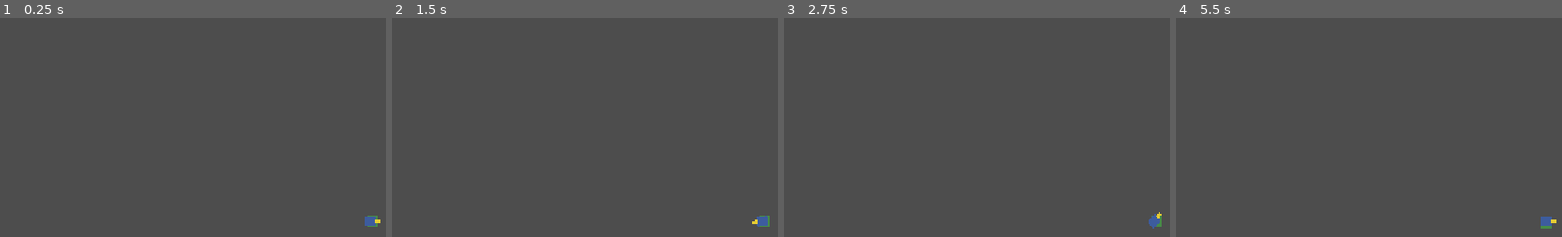
Above: before the commit, frames 1-4 (left to right).
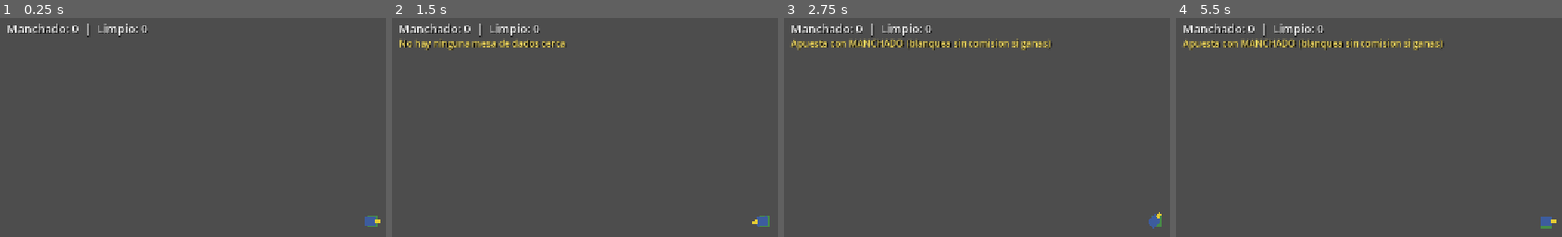
Above: after the commit, the same moments.

Repository: thejowe/ninjex
Game: Godot game, scene res://scenes/player/player.tscn
Two runs of this game, one before a commit and one after it. Both use one fixed random seed, a clock stepped at 60 frames per second and the inputs below. This scene is started directly instead of the project's main scene.
Inputs (mouse positions are in pixels of both pictures, inside the frame that each line leads up to):
- Up to frame 1 (0.25 s): no input
- Up to frame 2 (1.5 s): tap Enter at 0.5 s; move the mouse to (outside the picture) at 0.52 s; hold D (move_right) 0.53-1.28 s; tap T (apostar_alto, bound only after the commit) at 0.6 s; tap B (apostar_bajo, bound only after the commit) at 0.8, 1.35 s; tap Space (impulse) at 1.25 s; move the mouse to (outside the picture) at 1.27 s; hold S (move_down) from 1.28 s (still down)
- Up to frame 3 (2.75 s): tap C (cambiar_dinero, bound only after the commit) at 1.55, 2.1 s; tap Enter at 2 s; move the mouse to (outside the picture) at 2.02 s; release S (move_down) at 2.03 s; hold D (move_right) from 2.03 s (still down); tap M (toggle_moneda_apuesta, bound only after the commit) at 2.3 s
- Up to frame 4 (5.5 s): tap Space (impulse) at 2.75, 4.25 s; move the mouse to (outside the picture) at 2.77 s; release D (move_right) at 2.78 s; hold W (move_up) 2.78-3.53 s; tap M (toggle_moneda_apuesta, bound only after the commit) at 2.85, 5.3 s; tap T (apostar_alto, bound only after the commit) at 3.05 s; tap Enter at 3.5 s; move the mouse to (outside the picture) at 3.52 s; hold A (move_left) 3.53-5.03 s; click (outside the picture) at 3.6 s; tap B (apostar_bajo, bound only after the commit) at 3.8 s; move the mouse to (1322, 158) at 4.27 s; right-click (1322, 158) at 4.35 s; tap C (cambiar_dinero, bound only after the commit) at 4.55 s; move the mouse to (outside the picture) at 5.02 s; hold S (move_down) from 5.03 s (still down); tap G (cargar_cadaver) at 5.1 s

The runs differ from the first frame. In frame 1, 0.8% of the frame differs, in the area x 1-39%, y 2-9%; in frame 2, 1.8%; in frame 3, 2.5%, in the area x 1-70%, y 2-15%; in frame 4, 2.5%.

Commit message:
H3: casino minimo (cambista + mesa de dados) y HUD de dinero minimo
- Cambista: manchado -> limpio con comision 15% (brief 2.3).
- MesaDados: tres caras (1/3 bajo, 1/3 neutro pierde siempre, 1/3 alto),
  acierto x2, valor esperado negativo a proposito -- la casa gana a la
  larga, para que recuperar la comision del cambista jugando "pique" de
  verdad (criterio de "hecho" de H3).
- Apuesta con limpio (seguro) o manchado directo (tecla M para alternar):
  decision de diseno pedida por el usuario para poder blanquear dinero
  jugando en vez de solo via comision fija del cambista.
- HUD minimo (Label en pantalla): dinero manchado/limpio compartido, y
  mensajes de exito/fallo para vender, cambiar y apostar -- antes todo era
  print() en consola, invisible jugando el .exe sin terminal y
  indistinguible de un boton roto cuando la accion se ignoraba por falta
  de fondos u objetivo fuera de rango.

Co-Authored-By: Claude Sonnet 5 <noreply@anthropic.com>
Claude-Session: https://claude.ai/code/session_01AJreZ1zmSU6ncpj3ssCMTb

Diff:
--- a/project.godot
+++ b/project.godot
@@ -92,6 +92,26 @@
 "events": [Object(InputEventKey,"resource_local_to_scene":false,"resource_name":"","device":-1,"window_id":0,"alt_press …(192 unchanged characters)…
 ]
 }
+cambiar_dinero={
+"deadzone": 0.2,
+"events": [Object(InputEventKey,"resource_local_to_scene":false,"resource_name":"","device":-1,"window_id":0,"alt_pressed":false,"shift_pressed":false,"ctrl_pressed":false,"meta_pressed":false,"pressed":false,"keycode":0,"physical_keycode":67,"key_label":0,"unicode":99,"location":0,"echo":false,"script":null)
+]
+}
+apostar_alto={
+"deadzone": 0.2,
+"events": [Object(InputEventKey,"resource_local_to_scene":false,"resource_name":"","device":-1,"window_id":0,"alt_pressed":false,"shift_pressed":false,"ctrl_pressed":false,"meta_pressed":false,"pressed":false,"keycode":0,"physical_keycode":84,"key_label":0,"unicode":116,"location":0,"echo":false,"script":null)
+]
+}
+apostar_bajo={
+"deadzone": 0.2,
+"events": [Object(InputEventKey,"resource_local_to_scene":false,"resource_name":"","device":-1,"window_id":0,"alt_pressed":false,"shift_pressed":false,"ctrl_pressed":false,"meta_pressed":false,"pressed":false,"keycode":0,"physical_keycode":66,"key_label":0,"unicode":98,"location":0,"echo":false,"script":null)
+]
+}
+toggle_moneda_apuesta={
+"deadzone": 0.2,
+"events": [Object(InputEventKey,"resource_local_to_scene":false,"resource_name":"","device":-1,"window_id":0,"alt_pressed":false,"shift_pressed":false,"ctrl_pressed":false,"meta_pressed":false,"pressed":false,"keycode":0,"physical_keycode":77,"key_label":0,"unicode":109,"location":0,"echo":false,"script":null)
+]
+}
 debug_style_fuego={
 "deadzone": 0.2,
 "events": [Object(InputEventKey,"resource_local_to_scene":false,"resource_name":"","device":-1,"window_id":0,"alt_press …(191 unchanged characters)…
--- /dev/null
+++ b/scenes/economy/cambista.tscn
@@ -0,0 +1,14 @@
+[gd_scene load_steps=2 format=3]
+
+[ext_resource type="Script" path="res://scripts/economy/cambista.gd" id="1"]
+
+[node name="Cambista" type="Node2D"]
+script = ExtResource("1")
+
+[node name="Visual" type="ColorRect" parent="."]
+offset_left = -20.0
+offset_top = -20.0
+offset_right = 20.0
+offset_bottom = 20.0
+mouse_filter = 2
+color = Color(0.85, 0.7, 0.15, 1)
--- /dev/null
+++ b/scenes/economy/mesa_dados.tscn
@@ -0,0 +1,14 @@
+[gd_scene load_steps=2 format=3]
+
+[ext_resource type="Script" path="res://scripts/economy/mesa_dados.gd" id="1"]
+
+[node name="MesaDados" type="Node2D"]
+script = ExtResource("1")
+
+[node name="Visual" type="ColorRect" parent="."]
+offset_left = -20.0
+offset_top = -20.0
+offset_right = 20.0
+offset_bottom = 20.0
+mouse_filter = 2
+color = Color(0.6, 0.15, 0.55, 1)
--- a/scenes/player/player.tscn
+++ b/scenes/player/player.tscn
@@ -80,6 +80,32 @@
 [node name="Camera2D" type="Camera2D" parent="."]
 enabled = false
 
+[node name="HUD" type="CanvasLayer" parent="."]
+
+[node name="MoneyLabel" type="Label" parent="HUD"]
+offset_left = 12.0
+offset_top = 12.0
+offset_right = 420.0
+offset_bottom = 40.0
+theme_override_colors/font_color = Color(1, 1, 1, 1)
+theme_override_colors/font_shadow_color = Color(0, 0, 0, 1)
+theme_override_constants/shadow_offset_x = 1
+theme_override_constants/shadow_offset_y = 1
+theme_override_font_sizes/font_size = 20
+text = "Manchado: 0  |  Limpio: 0"
+
+[node name="StatusLabel" type="Label" parent="HUD"]
+offset_left = 12.0
+offset_top = 40.0
+offset_right = 500.0
+offset_bottom = 68.0
+theme_override_colors/font_color = Color(1, 0.9, 0.4, 1)
+theme_override_colors/font_shadow_color = Color(0, 0, 0, 1)
+theme_override_constants/shadow_offset_x = 1
+theme_override_constants/shadow_offset_y = 1
+theme_override_font_sizes/font_size = 16
+text = ""
+
 [node name="MultiplayerSynchronizer" type="MultiplayerSynchronizer" parent="."]
 root_path = NodePath("..")
 replication_config = SubResource("SceneReplicationConfig_player")
--- a/scenes/world/test_room/test_room.tscn
+++ b/scenes/world/test_room/test_room.tscn
@@ -1,7 +1,9 @@
-[gd_scene load_steps=6 format=3 uid="uid://bqx7h2r5w1n0k"]
+[gd_scene load_steps=8 format=3 uid="uid://bqx7h2r5w1n0k"]
 
 [ext_resource type="PackedScene" path="res://scenes/enemies/enemy_simple.tscn" id="1_enemy"]
 [ext_resource type="PackedScene" path="res://scenes/economy/comprador.tscn" id="2_comprador"]
+[ext_resource type="PackedScene" path="res://scenes/economy/cambista.tscn" id="3_cambista"]
+[ext_resource type="PackedScene" path="res://scenes/economy/mesa_dados.tscn" id="4_mesa_dados"]
 
 [sub_resource type="RectangleShape2D" id="RectangleShape2D_wall_horizontal"]
 size = Vector2(1024, 32)
@@ -108,3 +110,11 @@
 [node name="Carnicero" parent="Compradores" instance=ExtResource("2_comprador")]
 position = Vector2(900, 120)
 tipo = 1
+
+[node name="Casino" type="Node2D" parent="."]
+
+[node name="Cambista" parent="Casino" instance=ExtResource("3_cambista")]
+position = Vector2(120, 650)
+
+[node name="MesaDados" parent="Casino" instance=ExtResource("4_mesa_dados")]
+position = Vector2(900, 650)
--- /dev/null
+++ b/scripts/economy/cambista.gd
@@ -0,0 +1,29 @@
+class_name Cambista
+extends Node2D
+## Punto de cambio simple (H3 tarea 1, plan-desarrollo.md linea 125): dinero
+## manchado -> dinero limpio con comision. Mismo patron que Comprador
+## (colocado a mano en test_room.tscn, deteccion por distancia simple, el
+## HOST decide "en rango" al validar el RPC en player.gd) -- ver
+## comprador.gd para el precedente, no hay Area2D ni estado de red propio
+## porque el cambista es estatico.
+
+const GRUPO_CAMBISTAS := "cambistas"
+
+@export var radio_cambio: float = 70.0
+## Comision del brief (plan-desarrollo.md linea 118 y brief 2.3): el 15% del
+## dinero manchado se pierde al cambiarlo, se queda en el bolsillo del
+## cambista. Exportado para poder ajustar sin tocar codigo, igual que los
+## factores de ponderacion de Comprador.
+@export var comision: float = 0.15
+
+@onready var _visual: ColorRect = $Visual
+
+func _ready() -> void:
+	add_to_group(GRUPO_CAMBISTAS)
+
+## Cuanto dinero limpio recibe el jugador por `cantidad` de dinero manchado.
+## Lo llama el host desde player.gd submit_cambiar_dinero() -- nunca el
+## cliente, mismo motivo que Comprador.calcular_precio(): que nadie pueda
+## mentir sobre cuanto recibe.
+func calcular_cambio(cantidad: float) -> float:
+	return cantidad * (1.0 - comision)
--- /dev/null
+++ b/scripts/economy/mesa_dados.gd
@@ -0,0 +1,53 @@
+class_name MesaDados
+extends Node2D
+## Mesa de dados de tres caras (H3 tarea 2, plan-desarrollo.md linea 125 y
+## brief 2.3). Mismo patron de punto de interaccion estatico que Comprador/
+## Cambista: el HOST decide "en rango" por distancia simple al validar el
+## RPC en player.gd, y aqui solo vive la logica de resultado -- sin Area2D
+## ni estado de red propio porque la mesa nunca cambia de estado.
+##
+## Regla de las tres caras (decision de diseno: el brief no da mas detalle
+## que "define tu la probabilidad/payout de forma simple y jugable"):
+##   cara 1 (1/3) = BAJO gana
+##   cara 2 (1/3) = NEUTRO -- pierdes la apuesta elijas lo que elijas
+##   cara 3 (1/3) = ALTO gana
+## Si tu eleccion coincide con la cara ganadora, te devuelven el DOBLE de la
+## apuesta (+100% neto). Si no coincide, o sale la cara neutra, pierdes la
+## apuesta entera. Valor esperado = 1/3*(+apuesta) + 1/3*(-apuesta) +
+## 1/3*(-apuesta) = -apuesta/3: la casa gana a la larga por diseno -- es lo
+## que hace que recuperar la comision del 15% del Cambista jugando "pique"
+## de verdad (brief H3 "hecho cuando").
+##
+## Moneda de la apuesta (decision de diseno del usuario, fuera del texto
+## literal del brief): player.gd deja elegir con la tecla M entre apostar
+## "limpio" (seguro, ya paso por el Cambista) o "manchado" directo (salta
+## el Cambista -- si ganas, blanqueas el doble sin pagar el 15%; si
+## pierdes, lo pierdes igual). resolver_tirada() no sabe de monedas, solo
+## calcula la cara y si acertaste -- quien paga o cobra y de que pool es
+## decision de player.gd (submit_apostar_dados).
+
+const GRUPO_MESAS_DADOS := "mesas_dados"
+const CARA_BAJO := 1
+const CARA_NEUTRO := 2
+const CARA_ALTO := 3
+
+@export var radio_apuesta: float = 70.0
+## Apuesta fija por tirada en vez de cantidad variable: un vertical slice
+## sin HUD no tiene forma de que el jugador escriba una cantidad, asi que
+## una unica tecla apuesta siempre lo mismo -- mismo criterio que "vender
+## todos los cadaveres cargados de golpe" en player.gd confirm_vender().
+@export var apuesta_fija: float = 20.0
+
+@onready var _visual: ColorRect = $Visual
+
+func _ready() -> void:
+	add_to_group(GRUPO_MESAS_DADOS)
+
+## Tira los dados y resuelve el resultado para una eleccion "alto"/"bajo".
+## Lo llama el host desde player.gd submit_apostar_dados() -- el RNG solo
+## corre en el host para que el resultado sea autoritativo y no se pueda
+## falsear ni predecir desde el cliente.
+func resolver_tirada(eleccion: String) -> Dictionary:
+	var cara := randi_range(CARA_BAJO, CARA_ALTO)
+	var gano := (cara == CARA_BAJO and eleccion == "bajo") or (cara == CARA_ALTO and eleccion == "alto")
+	return {"cara": cara, "gano": gano}
--- a/scripts/network/network_manager.gd
+++ b/scripts/network/network_manager.gd
@@ -28,6 +28,13 @@
 ## asi que el valor llega igual a todos los peers sin necesitar su propio
 ## RPC de replicacion.
 var dinero_manchado: float = 0.0
+
+## Dinero "limpio" (H3): mismo patron de pool compartido que dinero_manchado
+## de arriba -- se llena cambiando manchado en el Cambista (comision 15%,
+## ver cambista.gd) y se apuesta en la Mesa de Dados (ver mesa_dados.gd).
+## Solo lo muta el host, siempre desde dentro de un RPC call_local
+## (player.gd confirm_cambiar_dinero / confirm_apostar_dados).
+var dinero_limpio: float = 0.0
 
 ## Contador de ids de cadaver, solo lo incrementa el host (siempre desde
 ## EnemigoSimple.recibir_daño(), que ya esta filtrado por
--- a/scripts/player/player.gd
+++ b/scripts/player/player.gd
@@ -35,6 +35,18 @@
 @onready var _vulnerability_indicator: ColorRect = $Visuals/FX/VulnerabilityIndicator
 @onready var _potenciador_indicator: ColorRect = $Visuals/FX/PotenciadorIndicator
 @onready var _camera: Camera2D = $Camera2D
+## Sin HUD real todavia (vertical slice): confirm_vender/confirm_cambiar_dinero/
+## confirm_apostar_dados solo hacian print() en consola, invisible si se
+## juega el .exe sin terminal abierta. Este Label minimo es el unico
+## feedback en pantalla del dinero compartido -- no es la UI final del
+## hub/taberna (eso es H5), solo lo justo para poder probar H2/H3 sin
+## depender de la consola.
+@onready var _money_label: Label = $HUD/MoneyLabel
+## Ultimo resultado/aviso del casino (exito o fallo silencioso -- "no hay
+## cambista cerca", "no tienes dinero manchado", etc.). Antes esto solo
+## salia por print(), indistinguible en pantalla de que la tecla no hiciera
+## nada. Ver confirm_casino_mensaje().
+@onready var _status_label: Label = $HUD/StatusLabel
 
 # Colores base de TorsoRect/LegsRect (los mismos que trae player.tscn), guardados
 # aqui para poder interpolar hacia el rojo de las Puertas y volver sin
@@ -83,6 +95,21 @@
 const CADAVER_CARRY_SPACING := 18.0
 const CADAVER_DROP_OFFSET := 30.0
 const VENTA_RANGE := 80.0
+## Rango de interaccion con los puntos del casino (H3). Mismo valor que
+## VENTA_RANGE de arriba a proposito -- es el mismo tipo de "punto estatico,
+## te acercas y pulsas una tecla" que Comprador, solo que con otro nombre
+## para que quede claro que es un concepto distinto (casino, no venta).
+const CASINO_RANGE := 80.0
+## Con que moneda se apuesta en la mesa de dados ahora mismo: "limpio" o
+## "manchado". El brief define la manchada como "solo cambiable en el
+## casino" (2.3), pero el usuario quiere ademas la via tematica de blanquear
+## dinero JUGANDO en vez de solo pagando la comision del 15% del cambista:
+## apostar manchado directo salta el cambista -- si ganas, blanqueas el
+## doble sin comision; si pierdes, lo pierdes igual que si lo hubieras
+## cambiado y apostado el limpio resultante. Se alterna con la tecla M
+## (toggle_moneda_apuesta), por defecto limpio (el camino "seguro" que
+## sigue el brief al pie de la letra).
+var _apuesta_moneda: String = "limpio"
 ## Peso del botin (brief H2 tarea 4): cada cadaver cargado resta velocidad.
 ## MIN_CARGA_SPEED_RATIO evita que cargar el maximo te deje casi inmovil --
 ## seria un castigo, no una decision interesante.
@@ -147,6 +174,11 @@
 	if is_multiplayer_authority():
 		_camera.enabled = true
 		_camera.make_current()
+	else:
+		# El HUD de dinero es solo del propio jugador -- ocultarlo en los
+		# personajes de otros peers para no acumular Labels invisibles
+		# encima unos de otros en pantalla.
+		_money_label.get_parent().visible = false
 
 ## Reinicia todo el estado dependiente de estilo. Se llama al arrancar y
 ## cada vez que el debug de playtest cambia de estilo en caliente.
@@ -189,6 +221,7 @@
 		_process_potenciador_dash(delta)
 		_handle_movement()
 		_handle_aim()
+		_update_money_label()
 		if style_data.melee_only:
 			_handle_puertas(delta)
 		_handle_zone_input(delta)
@@ -209,7 +242,26 @@
 			_request_toggle_carry()
 		if Input.is_action_just_pressed("vender_cadaver"):
 			_request_vender()
+		if Input.is_action_just_pressed("cambiar_dinero"):
+			_request_cambiar_dinero()
+		if Input.is_action_just_pressed("apostar_alto"):
+			_request_apostar_dados("alto")
+		if Input.is_action_just_pressed("apostar_bajo"):
+			_request_apostar_dados("bajo")
+		if Input.is_action_just_pressed("toggle_moneda_apuesta"):
+			_toggle_apuesta_moneda()
 	move_and_slide()
+
+## Solo local (no pasa por red, como el cambio de estilo de debug): elegir
+## con que moneda apostar es una preferencia personal antes de apostar, no
+## una accion que otros jugadores necesiten ver confirmada.
+func _toggle_apuesta_moneda() -> void:
+	_apuesta_moneda = "manchado" if _apuesta_moneda == "limpio" else "limpio"
+	_status_label.modulate = Color(1, 1, 1)
+	if _apuesta_moneda == "manchado":
+		_status_label.text = "Apuesta con MANCHADO (blanquea sin comision si ganas)"
+	else:
+		_status_label.text = "Apuesta con LIMPIO"
 
 func _handle_movement() -> void:
 	if _impulse_active_time > 0.0 or _potenciador_dash_active_time > 0.0:
@@ -230,6 +282,13 @@
 	var to_cursor := get_global_mouse_position() - global_position
 	if to_cursor.length() > 0.001:
 		_torso.rotation = to_cursor.angle()
+
+## dinero_manchado/dinero_limpio son pools compartidos en NetworkManager
+## (ver network_manager.gd) que ya se actualizan via RPC call_local en
+## confirm_vender/confirm_cambiar_dinero/confirm_apostar_dados -- este Label
+## solo lee su valor actual cada frame, no necesita señal ni RPC propio.
+func _update_money_label() -> void:
+	_money_label.text = "Manchado: %.0f  |  Limpio: %.0f" % [NetworkManager.dinero_manchado, NetworkManager.dinero_limpio]
 
 func _handle_combo_timer(delta: float) -> void:
 	if combo_count > 0:
@@ -392,6 +451,34 @@
 		if dist <= range_max and dist < best_dist:
 			best_dist = dist
 			nearest = c
+	return nearest
+
+## Cambista mas cercano dentro de range_max. Misma proximidad simple que
+## _find_nearest_comprador_in_range -- el cambista tambien es estatico.
+func _find_nearest_cambista_in_range(range_max: float) -> Cambista:
+	var nearest: Cambista = null
+	var best_dist: float = INF
+	for c in get_tree().get_nodes_in_group(Cambista.GRUPO_CAMBISTAS):
+		if not (c is Cambista):
+			continue
+		var dist: float = global_position.distance_to(c.global_position)
+		if dist <= range_max and dist < best_dist:
+			best_dist = dist
+			nearest = c
+	return nearest
+
+## Mesa de dados mas cercana dentro de range_max. Misma proximidad simple
+## que las funciones de arriba.
+func _find_nearest_mesa_dados_in_range(range_max: float) -> MesaDados:
+	var nearest: MesaDados = null
+	var best_dist: float = INF
+	for m in get_tree().get_nodes_in_group(MesaDados.GRUPO_MESAS_DADOS):
+		if not (m is MesaDados):
+			continue
+		var dist: float = global_position.distance_to(m.global_position)
+		if dist <= range_max and dist < best_dist:
+			best_dist = dist
+			nearest = m
 	return nearest
 
 func _validate_sender() -> bool:
@@ -1066,9 +1153,13 @@
 	if not _validate_sender():
 		return
 	if carried_cadaver_paths.is_empty():
+		# Sin aviso, pulsar V sin cargar nada se ve igual que un boton roto
+		# (mismo motivo que confirm_casino_mensaje en el cambista/dados).
+		confirm_casino_mensaje.rpc("No llevas ningun cadaver que vender (recogelo con G)")
 		return
 	var comprador := _find_nearest_comprador_in_range(VENTA_RANGE)
 	if comprador == null:
+		confirm_casino_mensaje.rpc("No hay ningun comprador cerca")
 		return
 	var total_precio := 0.0
 	var vendidos: Array[NodePath] = []
@@ -1096,5 +1187,113 @@
 		if cad != null and is_instance_valid(cad):
 			cad.queue_free()
 	NetworkManager.dinero_manchado = nuevo_total
-	# Sin HUD todavia (vertical slice): el print es el feedback de venta.
 	print("[Venta] +%.1f dinero manchado (total compartido: %.1f)" % [precio_ganado, nuevo_total])
+	_status_label.modulate = Color(1, 1, 1)
+	_status_label.text = "Vendiste %d cadaver(es): +%.0f manchado" % [vendidos.size(), precio_ganado]
+
+# =========================================================================
+# Casino (H3) -- cambista (C) y mesa de dados (T=alto, B=bajo). Mismo patron
+# submit_/confirm_ que el resto del kit: el cliente pide, el host decide
+# (que punto esta en rango, cuanto se gana o se pierde) y confirma con un
+# RPC call_local que aplica el resultado igual en todos los peers.
+# =========================================================================
+
+func _request_cambiar_dinero() -> void:
+	submit_cambiar_dinero.rpc_id(1)
+
+## Cambia TODO el dinero manchado disponible en el pool compartido de una
+## vez (brief H3 tarea 1: "mas simple es cambiar todo el manchado
+## disponible de una vez") -- mismo criterio que "vender todos los
+## cadaveres cargados de golpe" en submit_vender() de arriba.
+@rpc("any_peer", "call_local", "reliable")
+func submit_cambiar_dinero() -> void:
+	if not multiplayer.is_server():
+		return
+	if not _validate_sender():
+		return
+	var cambista := _find_nearest_cambista_in_range(CASINO_RANGE)
+	if cambista == null:
+		confirm_casino_mensaje.rpc("No hay ningun cambista cerca")
+		return
+	var manchado_disponible: float = NetworkManager.dinero_manchado
+	if manchado_disponible <= 0.0:
+		# Se ignora sin penalizar, pero SI hay que avisar -- si no, pulsar la
+		# tecla sin dinero manchado se ve exactamente igual que un boton
+		# roto (brief: "los dos cuadrados de abajo no hacen nada").
+		confirm_casino_mensaje.rpc("No tienes dinero manchado que cambiar")
+		return
+	var limpio_ganado: float = cambista.calcular_cambio(manchado_disponible)
+	var nuevo_manchado: float = NetworkManager.dinero_manchado - manchado_disponible
+	var nuevo_limpio: float = NetworkManager.dinero_limpio + limpio_ganado
+	confirm_cambiar_dinero.rpc(nuevo_manchado, nuevo_limpio, limpio_ganado)
+
+@rpc("any_peer", "call_local", "reliable")
+func confirm_cambiar_dinero(nuevo_manchado: float, nuevo_limpio: float, limpio_ganado: float) -> void:
+	NetworkManager.dinero_manchado = nuevo_manchado
+	NetworkManager.dinero_limpio = nuevo_limpio
+	var mensaje: String = "Cambiaste: +%.0f limpio (comision 15%%)" % limpio_ganado
+	print("[Cambista] +%.1f dinero limpio (comision 15%% aplicada, limpio compartido: %.1f, manchado restante: %.1f)" % [limpio_ganado, nuevo_limpio, nuevo_manchado])
+	_status_label.modulate = Color(1, 1, 1)
+	_status_label.text = mensaje
+
+func _request_apostar_dados(eleccion: String) -> void:
+	submit_apostar_dados.rpc_id(1, eleccion, _apuesta_moneda)
+
+## Apuesta la cantidad fija de la mesa (MesaDados.apuesta_fija) a "alto" o
+## "bajo", con la moneda que el jugador tenga seleccionada (tecla M) --
+## "limpio" (el camino que sigue el brief al pie de la letra) o "manchado"
+## (via de blanquear jugando en vez de pagando la comision del Cambista,
+## decision de diseno del usuario, ver _apuesta_moneda arriba). `moneda`
+## solo elige DE QUE POOL sale/entra el dinero -- el host sigue siendo quien
+## calcula el resultado real, asi que el cliente no puede inventarse ni la
+## cantidad ni el resultado, solo pedir con cual de sus dos monederos jugar.
+## Ver mesa_dados.gd para las reglas de las tres caras y el payout. El RNG
+## del resultado corre entero en el host dentro de mesa.resolver_tirada().
+@rpc("any_peer", "call_local", "reliable")
+func submit_apostar_dados(eleccion: String, moneda: String) -> void:
+	if not multiplayer.is_server():
+		return
+	if not _validate_sender():
+		return
+	if eleccion != "alto" and eleccion != "bajo":
+		return
+	if moneda != "limpio" and moneda != "manchado":
+		return
+	var mesa := _find_nearest_mesa_dados_in_range(CASINO_RANGE)
+	if mesa == null:
+		confirm_casino_mensaje.rpc("No hay ninguna mesa de dados cerca")
+		return
+	var disponible: float = NetworkManager.dinero_limpio if moneda == "limpio" else NetworkManager.dinero_manchado
+	if disponible < mesa.apuesta_fija:
+		# Igual que en el Cambista: sin aviso esto se ve identico a un boton
+		# que no responde.
+		confirm_casino_mensaje.rpc("Necesitas al menos %.0f de dinero %s para apostar" % [mesa.apuesta_fija, moneda])
+		return
+	var resultado := mesa.resolver_tirada(eleccion)
+	var gano: bool = resultado["gano"]
+	var cara: int = resultado["cara"]
+	var delta: float = mesa.apuesta_fija if gano else -mesa.apuesta_fija
+	var nuevo_limpio: float = NetworkManager.dinero_limpio
+	var nuevo_manchado: float = NetworkManager.dinero_manchado
+	if moneda == "limpio":
+		nuevo_limpio += delta
+	else:
+		nuevo_manchado += delta
+	confirm_apostar_dados.rpc(nuevo_limpio, nuevo_manchado, moneda, eleccion, cara, gano, mesa.apuesta_fija)
+
+@rpc("any_peer", "call_local", "reliable")
+func confirm_apostar_dados(nuevo_limpio: float, nuevo_manchado: float, moneda: String, eleccion: String, cara: int, gano: bool, apuesta: float) -> void:
+	NetworkManager.dinero_limpio = nuevo_limpio
+	NetworkManager.dinero_manchado = nuevo_manchado
+	var resultado_texto: String = ("GANASTE +%.1f" % apuesta) if gano else ("perdiste -%.1f" % apuesta)
+	print("[Dados] Apostaste %s a %s, salio cara %d -> %s (limpio: %.1f, manchado: %.1f)" % [moneda, eleccion, cara, resultado_texto, nuevo_limpio, nuevo_manchado])
+	_status_label.text = "Dados %s (%s, cara %d): %s" % [moneda, eleccion, cara, resultado_texto]
+	_status_label.modulate = Color(0.4, 1, 0.4) if gano else Color(1, 0.4, 0.4)
+
+## Mensaje generico de casino para casos que se ignoran sin penalizar pero
+## que SI hay que comunicar (sin objetivo en rango, fondos insuficientes) --
+## si no, la tecla se ve exactamente igual que un boton roto.
+@rpc("any_peer", "call_local", "reliable")
+func confirm_casino_mensaje(mensaje: String) -> void:
+	_status_label.modulate = Color(1, 1, 1)
+	_status_label.text = mensaje
Not shown, added: scripts/economy/cambista.gd.uid
Not shown, added: scripts/economy/mesa_dados.gd.uid
